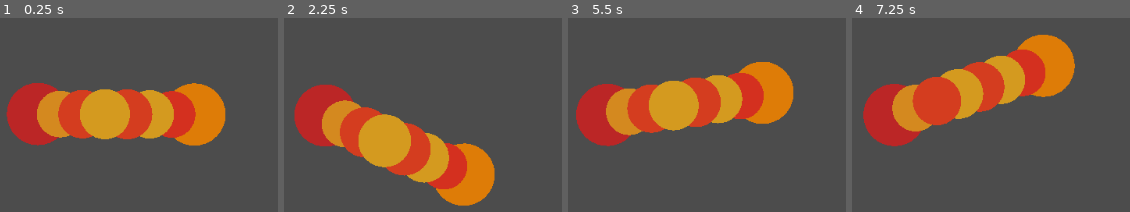
Above: before the commit, frames 1-4 (left to right).
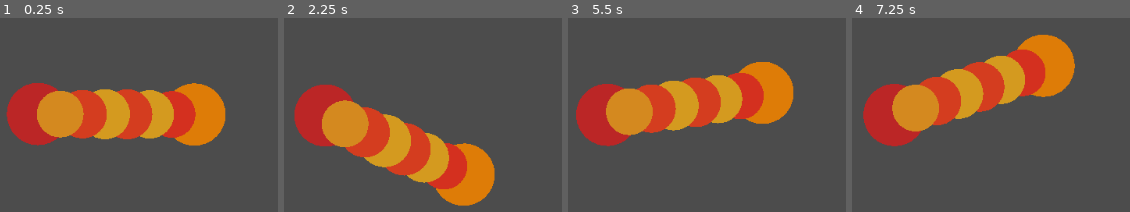
Above: after the commit, the same moments.

Repository: AlecTroemel/LudumDare46-EarlyWorm
Game: Godot game, scene res://InchWorm.tscn
Same seed, same stepped clock (60 frames per second), same inputs: the game is played once before the commit and once after it. The project has no main scene, so this scene is started directly.
Inputs:
- Up to frame 1 (0.25 s): no input
- Up to frame 2 (2.25 s): tap Enter (ui_accept) at 0.5, 0.77, 1.52 s; hold Right (ui_right) 0.53-1.28 s; tap Space at 0.6, 1.35, 2.1 s; hold Down (ui_down) 1.28-2.03 s; hold Right (ui_right) from 2.03 s (still down)
- Up to frame 3 (5.5 s): release Right (ui_right) at 2.78 s; hold Up (ui_up) 2.78-3.53 s; tap Space every 0.75 s from 2.85 to 5.1 s; tap Enter (ui_accept) at 3.02, 3.77, 4.52 s; hold Left (ui_left) 3.53-5.03 s; hold Down (ui_down) from 5.03 s (still down)
- Up to frame 4 (7.25 s): release Down (ui_down) at 5.78 s; hold Right (ui_right) 5.78-6.53 s; tap Space at 5.85, 6.6 s; tap Enter (ui_accept) at 6.02, 6.77 s; hold Up (ui_up) from 6.53 s (still down)

The runs differ from the first frame. In frame 1, 2.9% of the frame differs, in the area x 20-39%, y 38-61%; in frame 2, 3.0%, in the area x 20-39%, y 45-72%; in frame 3, 2.9%; in frame 4, 1.4%.

Commit message:
play with z index

Diff:
--- a/InchWorm.gd
+++ b/InchWorm.gd
@@ -4,7 +4,6 @@
 	body.position =  $Butt.position + (dist * 0.143 * i * u)
 	var dist_from_anchor = body.position.distance_to(anchor.position) / 2
 	body.grow = max((grow_max - dist_from_anchor) * grow_scale, 0)
-	body.z_index = int(body.grow) # i # + int(body.grow)
 	body.update()
 
 func place_body():
@@ -17,6 +16,24 @@
 	process_body($Body4,dist,$Head,u,4,45,1)
 	process_body($Body5,dist,$Head,u,5,30,0.80)
 	process_body($Body6,dist,$Head,u,6,10,1)
+
+	if dist < 190:
+		$Head.z_index = 0
+		$Body.z_index = 1
+		$Body2.z_index = 2
+		$Body3.z_index = 3
+		$Body4.z_index = 3
+		$Body5.z_index = 2
+		$Body6.z_index = 1
+	else:
+		$Head.z_index = 0
+		$Body.z_index = 1
+		$Body2.z_index = 1
+		$Body3.z_index = 1
+		$Body4.z_index = 1
+		$Body5.z_index = 1
+		$Body6.z_index = 1
+
 
 func _ready():
 	$Line2D.add_point($Head.position)
--- a/InchWorm.tscn
+++ b/InchWorm.tscn
@@ -31,9 +31,10 @@
 length = 10.0
 damping = 0.1
 
-[node name="Head" parent="." instance=ExtResource( 2 )]
-position = Vector2( 371.2, 293.609 )
-color = Color( 0.737255, 0.152941, 0.152941, 1 )
+[node name="Butt" parent="." instance=ExtResource( 2 )]
+position = Vector2( 571.418, 294.212 )
+z_index = 1
+color = Color( 0.87451, 0.490196, 0.0313726, 1 )
 radius = 40
 
 [node name="Body" parent="." instance=ExtResource( 3 )]
@@ -66,10 +67,10 @@
 color = Color( 0.835294, 0.541176, 0.12549, 1 )
 radius = 30
 
-[node name="Butt" parent="." instance=ExtResource( 2 )]
-position = Vector2( 571.418, 294.212 )
-z_index = -1
-color = Color( 0.87451, 0.490196, 0.0313726, 1 )
+[node name="Head" parent="." instance=ExtResource( 2 )]
+position = Vector2( 371.2, 293.609 )
+z_index = 10
+color = Color( 0.737255, 0.152941, 0.152941, 1 )
 radius = 40
 
 [node name="Line2D" type="Line2D" parent="."]
